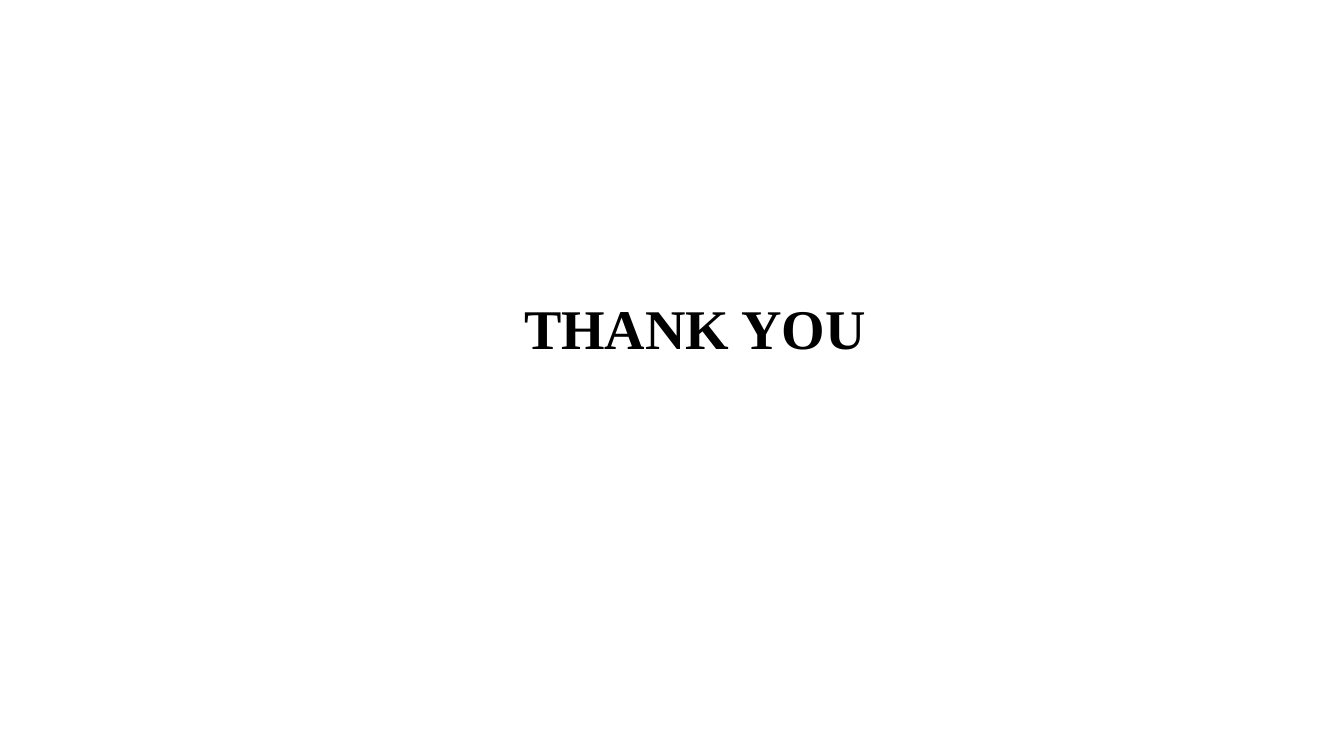
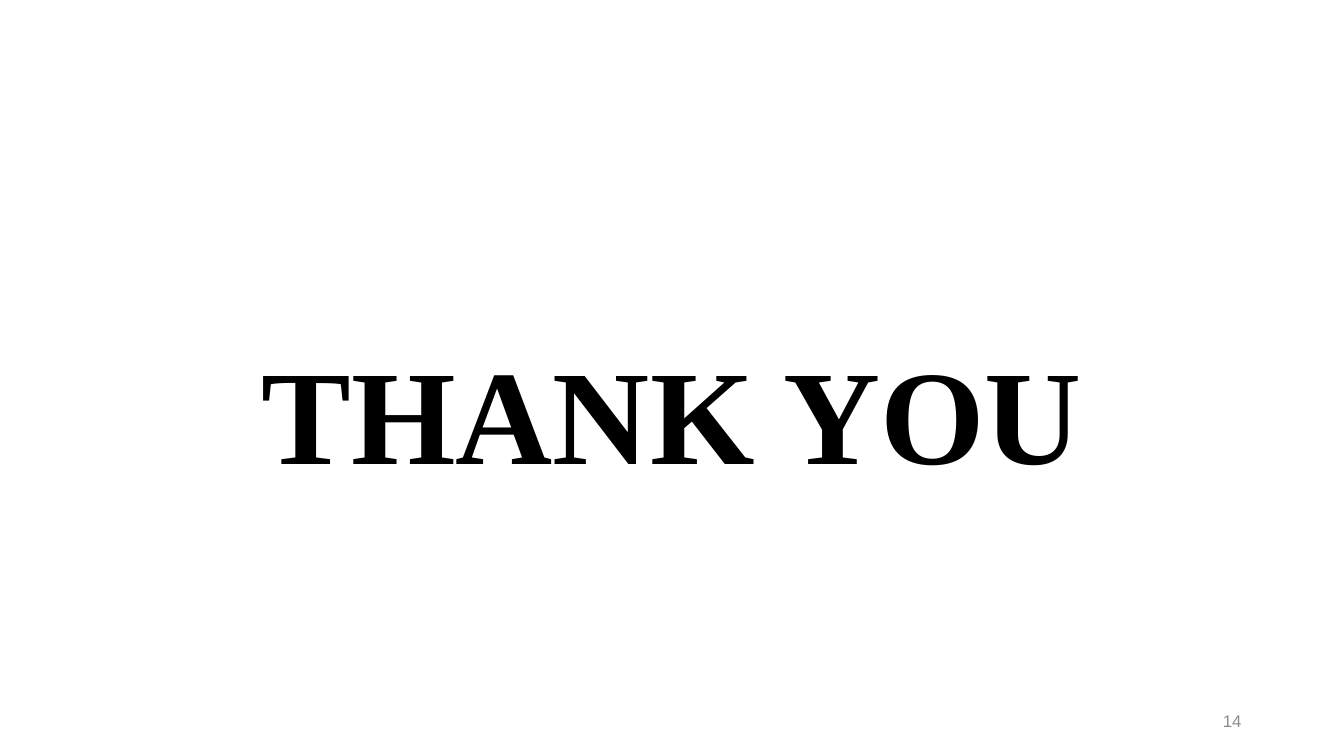
Before and after one commit to Hariomsmit/TransSummarize, a slide deck: slide 14 of MINI_PROJECT.pptx (slide 10 before the commit). Drawn at 1344x756 pixels with LibreOffice and Linux fonts; fonts in the diff are those of the drawing. Boxes give left, top, right and bottom in pixels: in the first picture for what was removed or moved away, otherwise in the second. Text is boxed around its words. In the diff, an @@ line names an element or a change of style, - is before the commit and + after.

```diff
--- a/MINI_PROJECT.pptx
+++ b/MINI_PROJECT.pptx
@@ text "THANK YOU": place and size @@
-text "THANK YOU" at (524,312,865,350)
+text "THANK YOU" at (262,375,1082,466)
@@ text "THANK YOU" at (262,375,1082,466): size 40 to 96 pt @@
@@ page number added at (1223,715,1242,727), 12 pt, text #8B8B8B @@
+14
```
Also in this commit, not shown: 8 other slides changed, 5 slides added, 1 slide removed, 11 other files.
